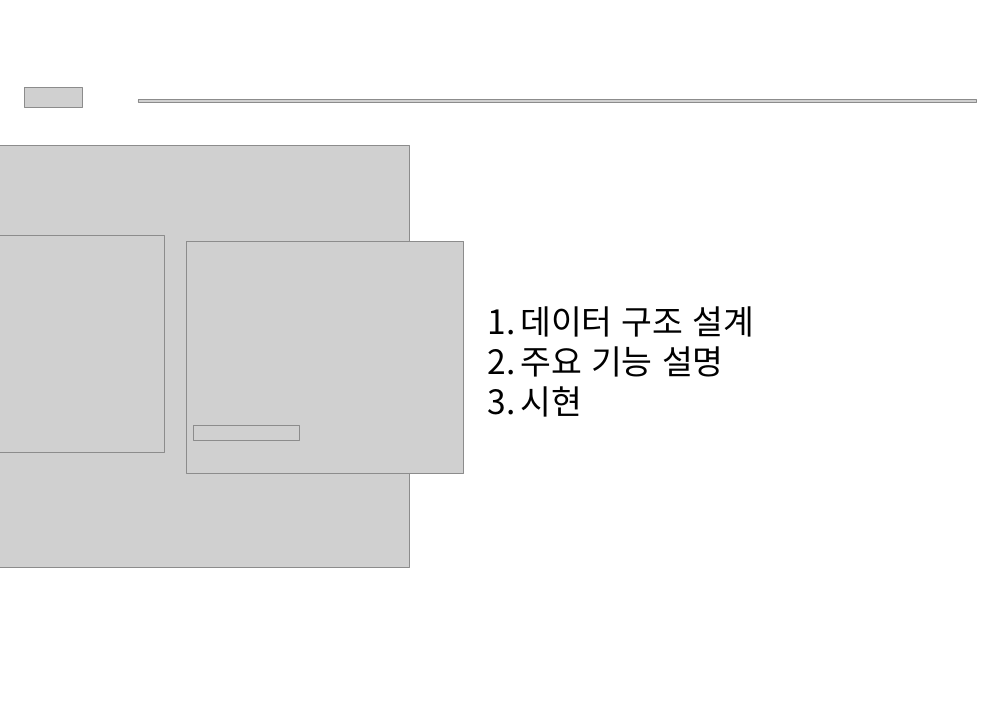
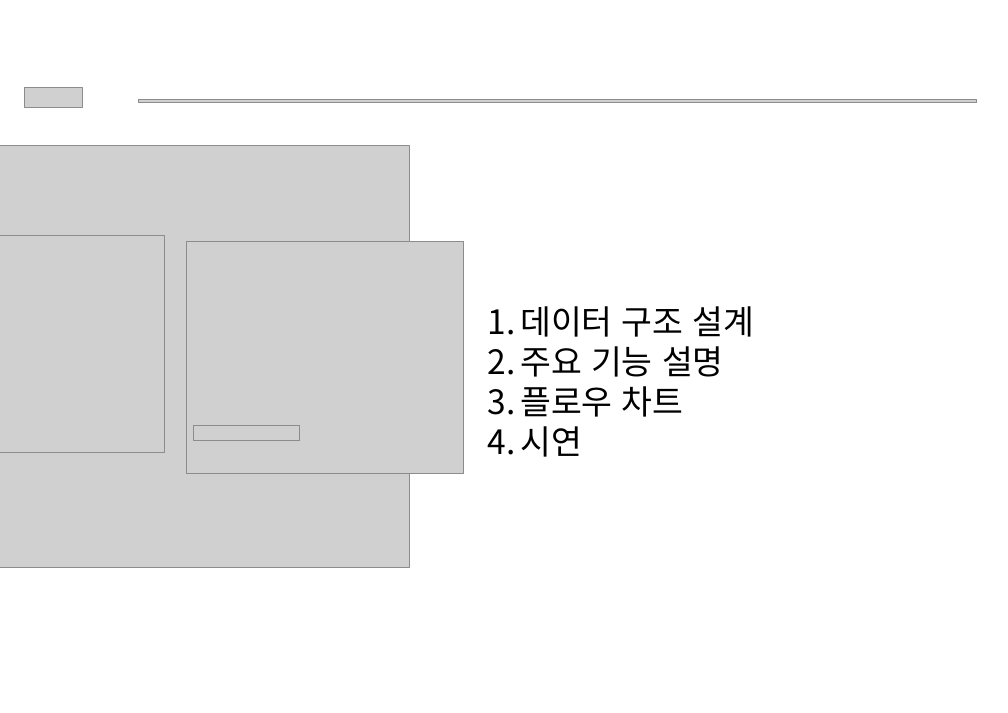
Before and after one commit to nunnunnu/miniProject, a slide deck: slide 2 of ppt/게시판 미니 프로젝트.pptx. Drawn at 1008x713 pixels with LibreOffice and Linux fonts; fonts in the diff are those of the drawing; grey boxes stand for pictures; background and template pictures are left out. Boxes give left, top, right and bottom in pixels: in the first picture for what was removed or moved away, otherwise in the second. Text is boxed around its words. In the diff, an @@ line names an element or a change of style, - is before the commit and + after.

Commit message:
221115 ppt

```diff
--- a/ppt/게시판 미니 프로젝트.pptx
+++ b/ppt/게시판 미니 프로젝트.pptx
@@ text at (520, 386, 684, 457): text changed @@
-3. 시현
+3. 플로우 차트
+4. 시연
```
Also in this commit, not shown: 1 other slide changed, 2 slides added, 2 other files.
